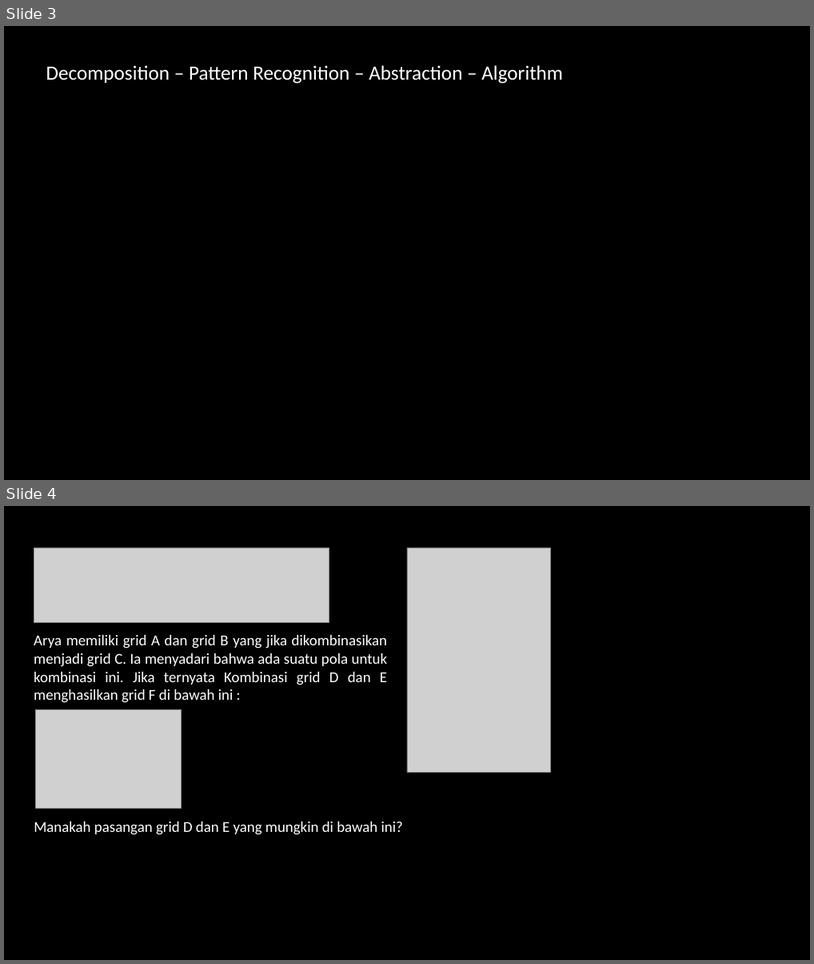
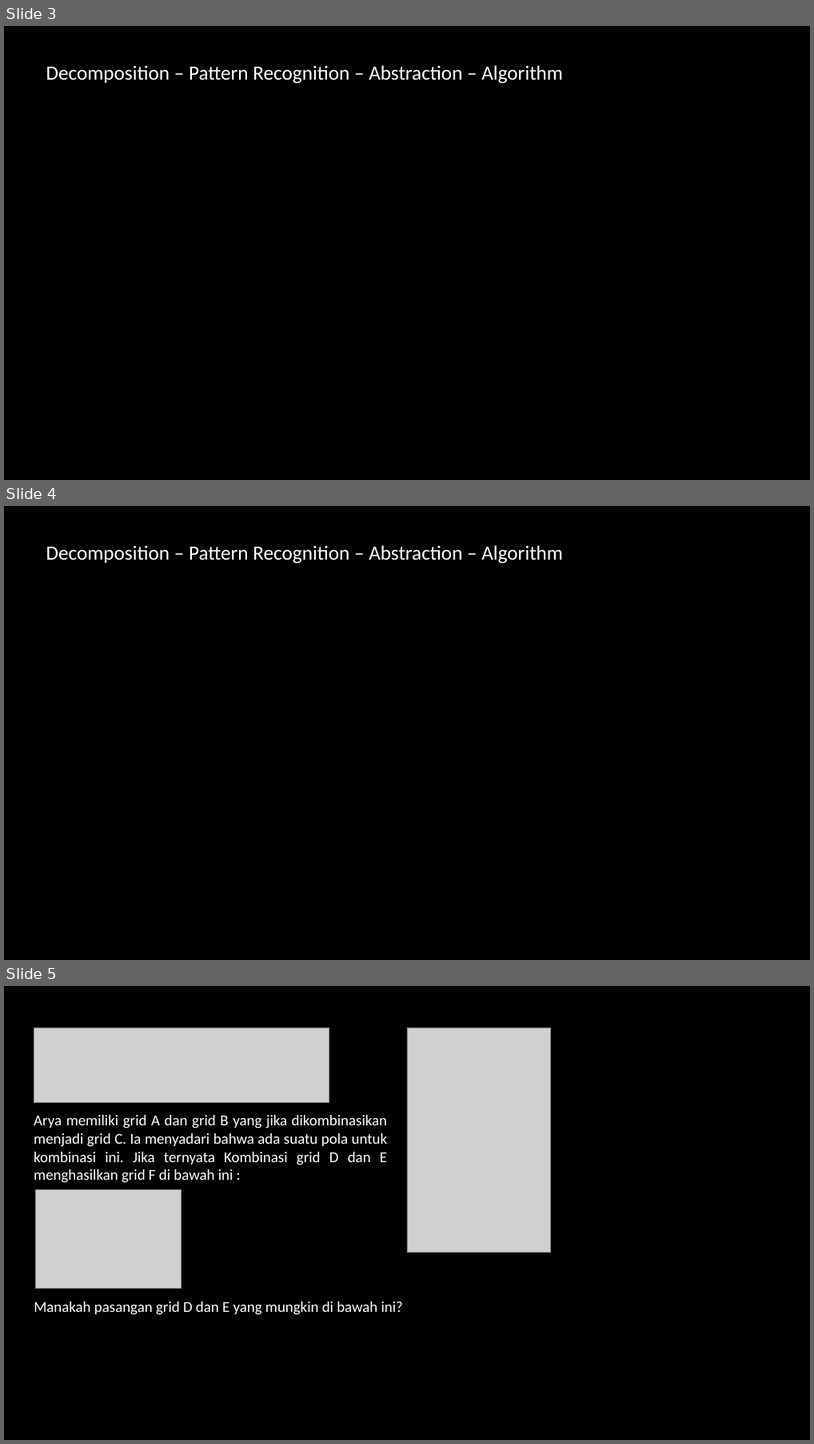
Before and after one commit to abdanhafidz/teaching-portfolio, a slide deck: Computer Science - OSN Informatika - Python - C++/Berpikir Komputasional.pptx. Shown one above the other, each under a label of ours: slides 3 and 4 before the commit, slides 3, 4 and 5 after it. The pictures are 814x964 and 814x1444 pixels, drawn with LibreOffice and Linux fonts; fonts in the diff are those of the drawing; grey boxes stand for pictures. Boxes give left, top, right and bottom in pixels: in the first picture for what was removed or moved away, otherwise in the second. Text is boxed around its words. In the diff, an @@ line names an element or a change of style, - is before the commit and + after.

```diff
--- a/Computer Science - OSN Informatika - Python - C++/Berpikir Komputasional.pptx
+++ b/Computer Science - OSN Informatika - Python - C++/Berpikir Komputasional.pptx
@@ slide 4 added at <box>4,506,810,960</box>, background #000000 @@
@@ text added at <box>46,545,563,564</box>, 24 pt, text #FFFFFF @@
+Decomposition – Pattern Recognition – Abstraction – Algorithm
@@ what was slide 4 is now slide 5 @@
```
Also in this commit, not shown: 1 slide changed, 2 other slides added, 18 slides removed, 19 other files.
